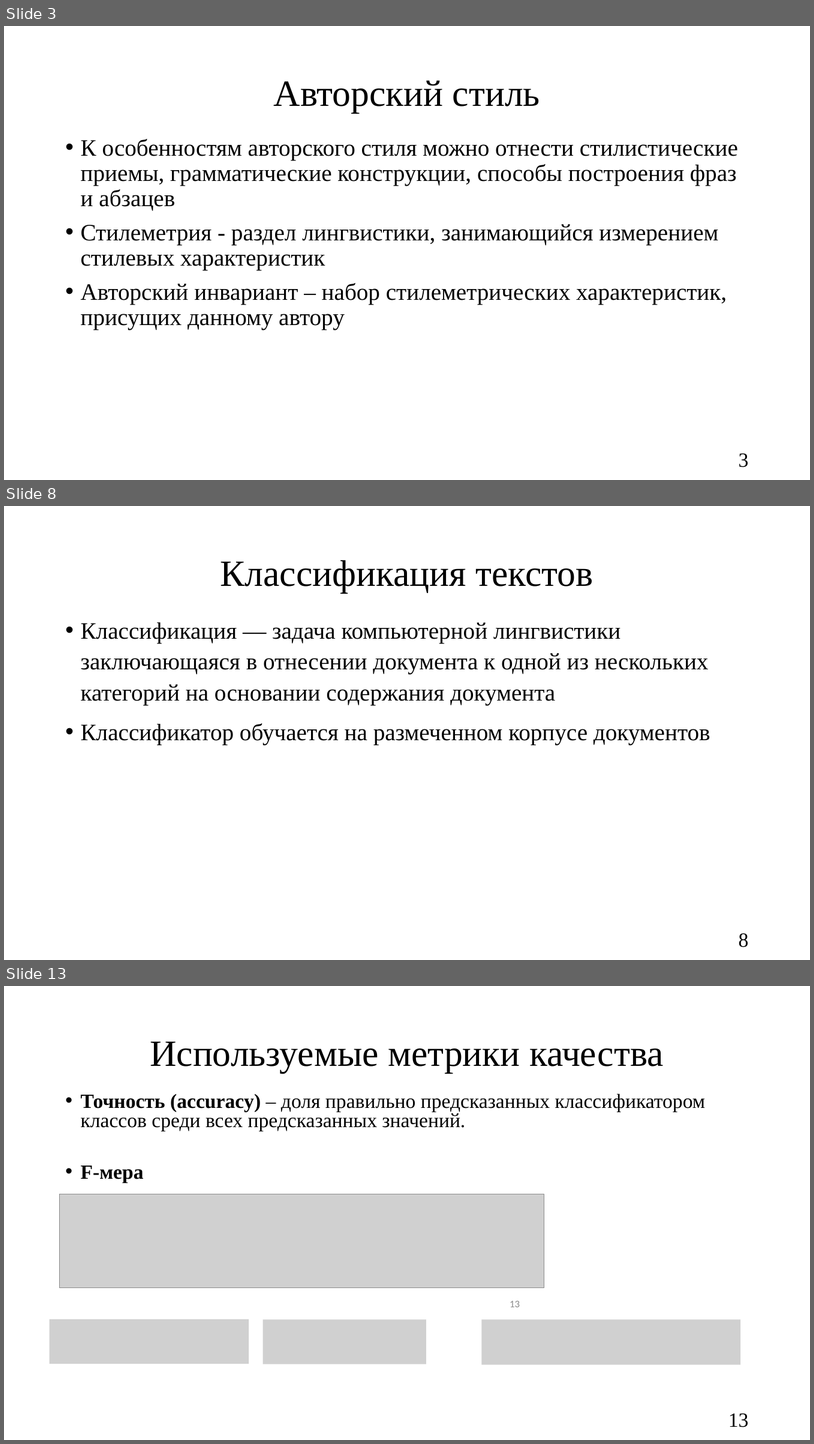
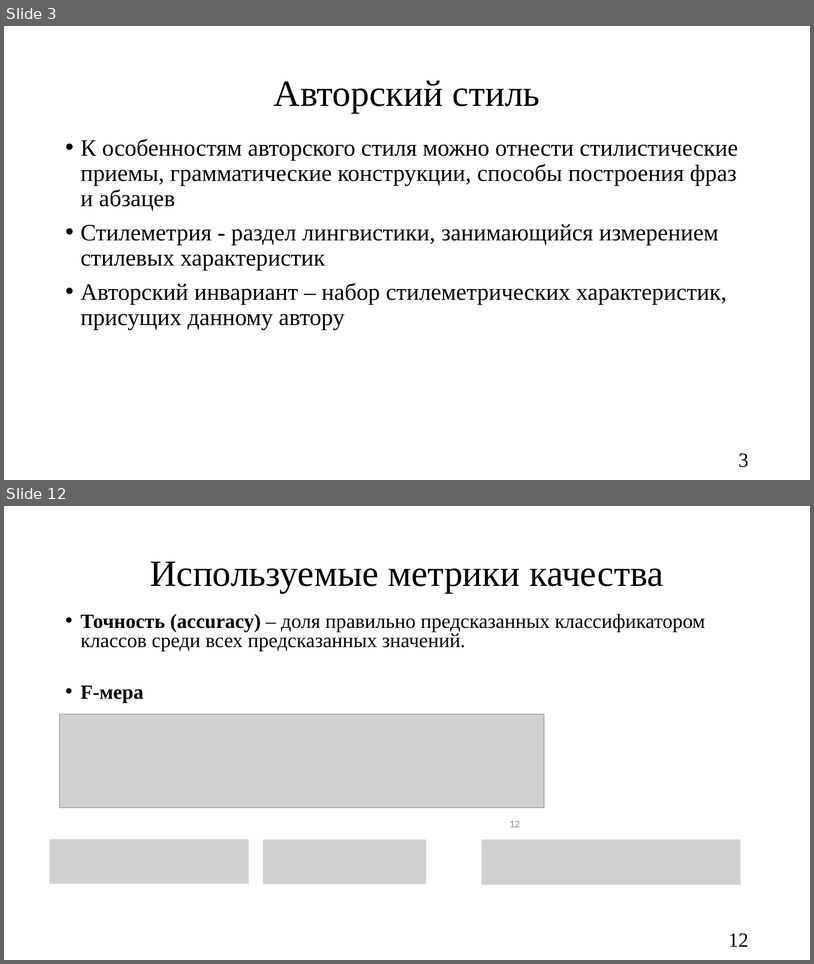
Before and after one commit to oljakon/bachelor-degree, a slide deck: РПЗ/презентация_Кондрашова.pptx. Shown one above the other, each under a label of ours: slides 3, 8 and 13 before the commit, slides 3 and 12 after it; the slides between them are not shown. The pictures are 814x1444 and 814x964 pixels, drawn with LibreOffice and Linux fonts; fonts in the diff are those of the drawing; grey boxes stand for pictures. Boxes give left, top, right and bottom in pixels: in the first picture for what was removed or moved away, otherwise in the second. Text is boxed around its words. In the diff, an @@ line names an element or a change of style, - is before the commit and + after.

```diff
--- a/РПЗ/презентация_Кондрашова.pptx
+++ b/РПЗ/презентация_Кондрашова.pptx
@@ slide 8 removed at (4, 506, 810, 960), background #FFFFFF @@
@@ title removed at (221, 560, 593, 592) @@
-Классификация текстов
@@ text removed at (81, 622, 711, 745) @@
-• Классификация –– задача компьютерной лингвистики заключающаяся в отнесении документа к одной из нескольких категорий на основании содержания документа
-• Классификатор обучается на размеченном корпусе документов
@@ page number removed at (739, 933, 749, 947) @@
-8
@@ what was slide 13 is now slide 12 @@
@@ page number at (510, 820, 520, 827): text changed @@
-13
+12
@@ page number at (729, 933, 749, 946): text changed @@
-13
+12
```
Also in this commit, not shown: 14 slides changed, 2 slides added, 2 other slides removed, 2 other files.
